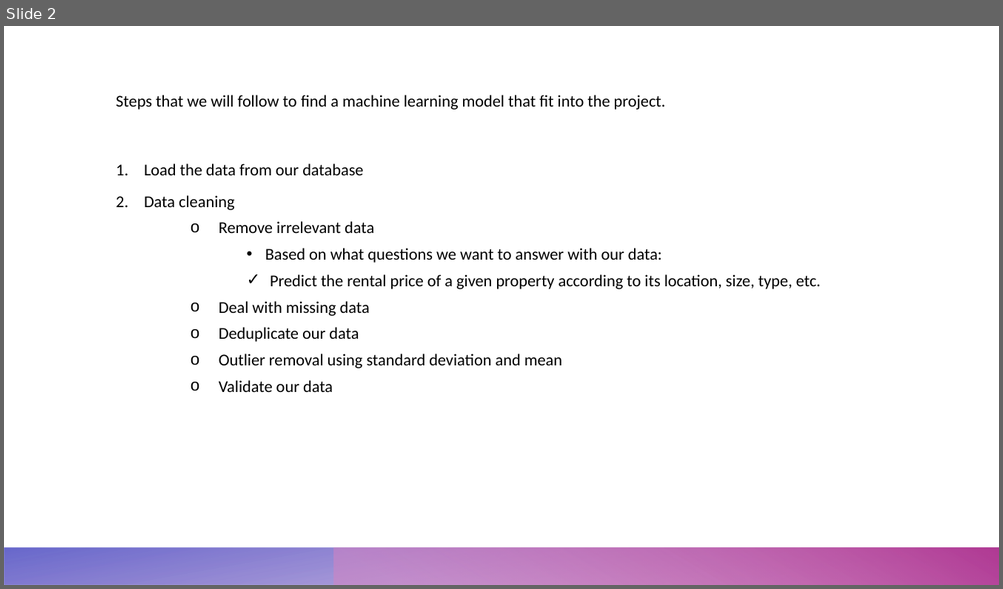
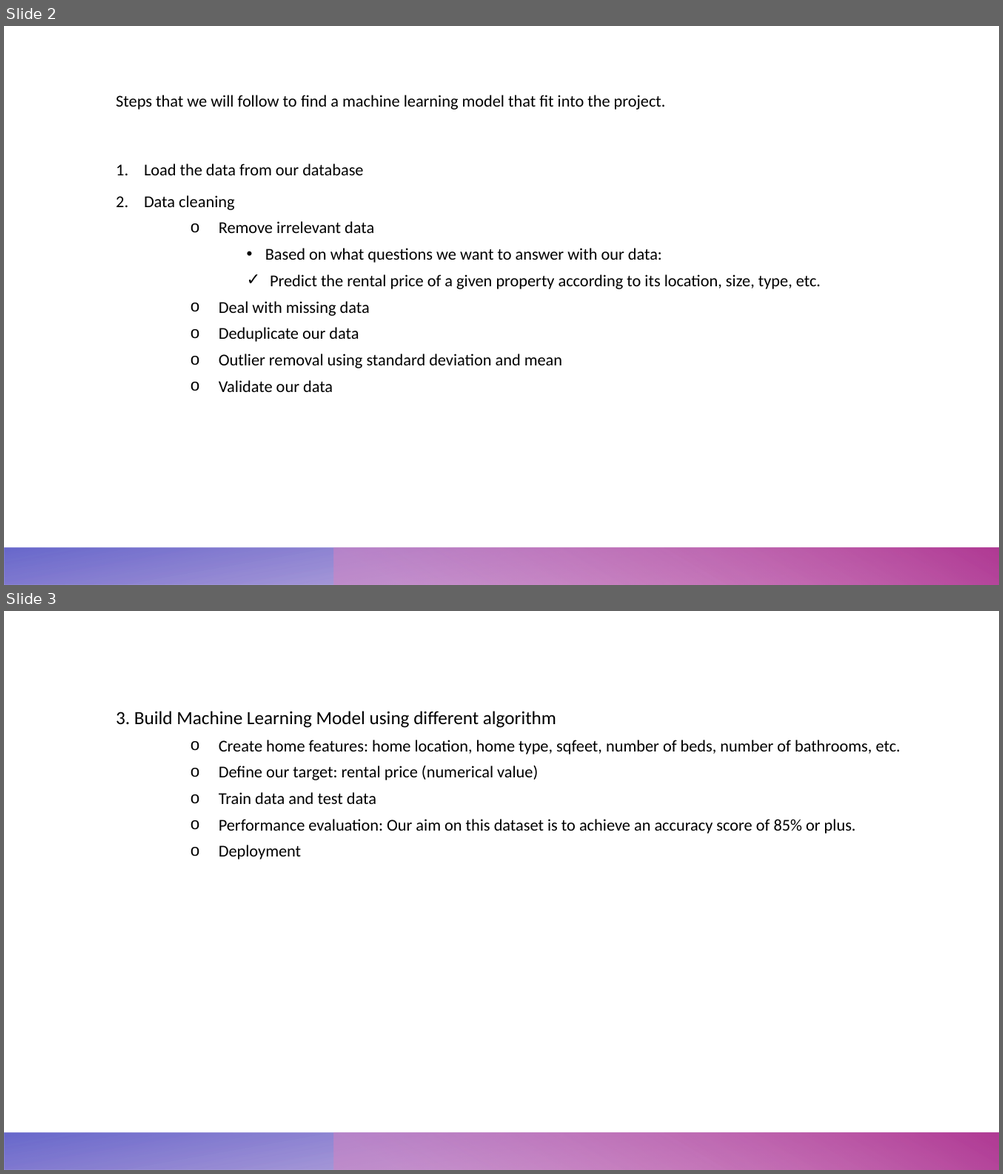
Before and after one commit to diana-arango/Real_estate_team, a slide deck: machine learning mockup.pptx. Shown one above the other, each under a label of ours: slide 2 before the commit, slides 2 and 3 after it. The pictures are 1003x589 and 1003x1174 pixels, drawn with LibreOffice and Linux fonts; fonts in the diff are those of the drawing. Boxes give left, top, right and bottom in pixels: in the first picture for what was removed or moved away, otherwise in the second. Text is boxed around its words. In the diff, an @@ line names an element or a change of style, - is before the commit and + after.

Commit message:
second commit/machine learning mockup

```diff
--- a/machine learning mockup.pptx
+++ b/machine learning mockup.pptx
@@ slide 3 added at <box>4,611,999,1170</box>, background #FFFFFF; not listed: 2 template elements that a slide beside it also shows @@
@@ text added at <box>116,711,900,860</box>, 16 pt, text #000000 @@
+3. Build Machine Learning Model using different algorithm
+    o Create home features: home location, home type, sqfeet, number of beds, number of bathrooms, etc.
+    o Define our target: rental price (numerical value)
+    o Train data and test data
+    o Performance evaluation: Our aim on this dataset is to achieve an accuracy score of 85% or plus.
+    o Deployment
```
